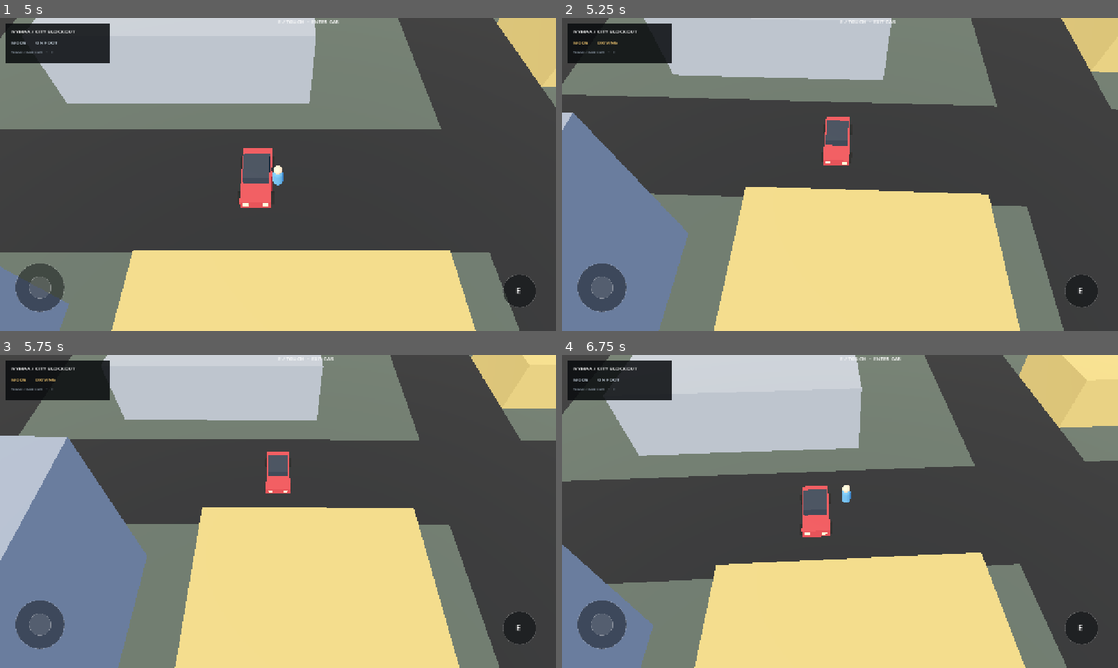
Above: before the commit, frames 1-4 (two rows, left to right).
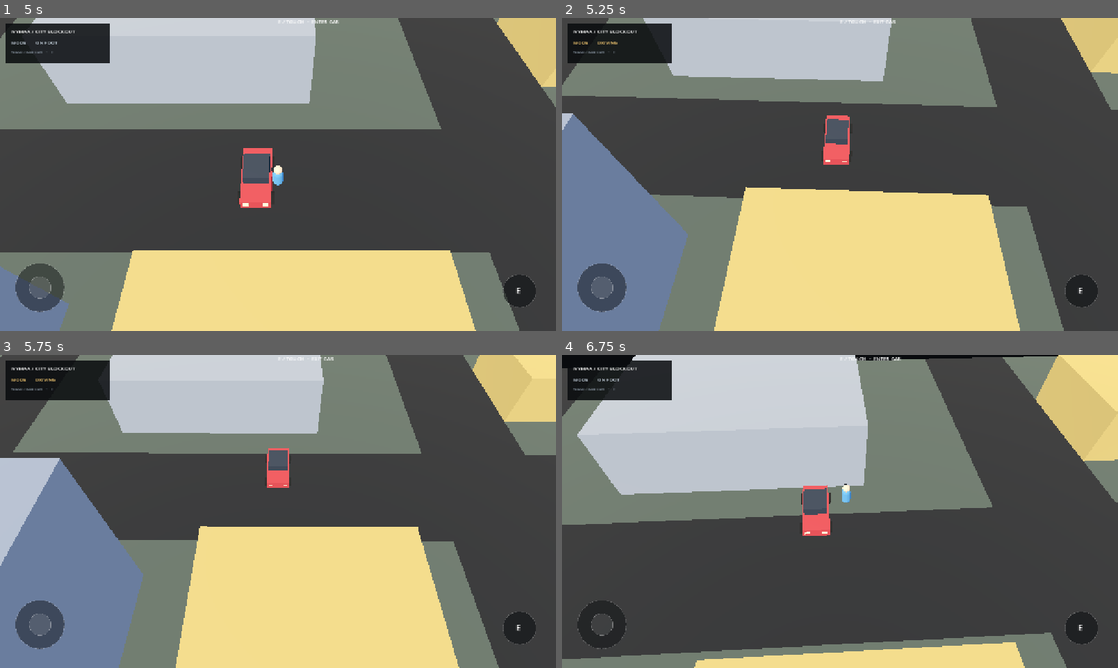
Above: after the commit, the same moments.

Repository: akcizur/nymaa
Game: Godot game, scene res://Main.tscn
The game is run twice, just before and just after one commit, with the same random seed, the same clock (stepped at 60 frames per second) and the same inputs.
Inputs (mouse positions are in pixels of both pictures, inside the frame that each line leads up to):
- Up to frame 1 (5 s): move the mouse to (400, 158) at 0.52 s; hold D (move_right) 0.53-1.25 s; hold E (enter_car) 0.53-1.25 s; click (400, 158) at 0.67 s; drag from (166, 190) to (250, 237) at 1.27 s; move the mouse to (333, 105) at 2.02 s; hold D (move_right) 2.03-2.75 s; hold E (enter_car) 2.03-2.75 s; drag from (250, 237) to (111, 127) at 2.77 s; tap Enter at 3.5 s; move the mouse to (444, 221) at 3.52 s; hold A (move_left) 3.53-4.25 s; hold E (enter_car) 3.53-4.25 s; drag from (111, 127) to (194, 96) at 4.27 s
- Up to frame 2 (5.25 s): tap Space at 5 s; move the mouse to (867, 174) at 5.02 s; hold S (move_down) from 5.03 s (still down); hold E (enter_car) from 5.03 s (still down); click (867, 174) at 5.17 s
- Up to frame 3 (5.75 s): keep holding S (move_down); keep holding E (enter_car)
- Up to frame 4 (6.75 s): release S (move_down) at 5.75 s; release E (enter_car) at 5.75 s; drag from (756, 433) to (728, 527) at 5.77 s; move the mouse to (962, 495) at 6.52 s; hold W (move_up) from 6.53 s (still down); hold E (enter_car) from 6.53 s (still down)

Frame 1 is identical in both runs. In frame 2, 0.8% of the frame differs, in the area x 0-100%, y 0-99%; in frame 3, 12%; in frame 4, 42%, in the area x 0-100%, y 0-100%.
Error after the commit: Invalid assignment of property or key 'action_enabled' with value of type 'bool' on a base object of type 'Control (touch_controls.gd)'. (res://scripts/main.gd…

Commit message:
godot: isolate player collider in vehicle and gate touch action

Diff:
--- a/scripts/main.gd
+++ b/scripts/main.gd
@@ -168,12 +168,16 @@
 		driving = true
 		player.visible = false
 		player.input_locked = true
+		player.collision_layer = 0
+		player.collision_mask = 0
 		player.global_position = vehicle.global_position
 		vehicle.controlled = true
 	else:
 		driving = false
 		player.visible = true
 		player.input_locked = false
+		player.collision_layer = 1
+		player.collision_mask = 1
 		vehicle.controlled = false
 
 		var right := Vector3(cos(vehicle.rotation.y), 0, -sin(vehicle.rotation.y))
@@ -232,10 +236,12 @@
 		state_label.text = "MODE        DRIVING"
 		state_label.add_theme_color_override("font_color", Color(1.0, 0.82, 0.46))
 		prompt_label.text = "E / TOUCH  •  EXIT CAR"
+		touch_controls.action_enabled = true
 		prompt_label.visible = true
 	else:
 		state_label.text = "MODE        ON FOOT"
 		state_label.add_theme_color_override("font_color", Color(0.82, 0.87, 0.92))
 		var near := player.global_position.distance_to(vehicle.global_position) <= ENTER_RANGE
 		prompt_label.text = "E / TOUCH  •  ENTER CAR" if near else ""
+		touch_controls.action_enabled = near
 		prompt_label.visible = near
